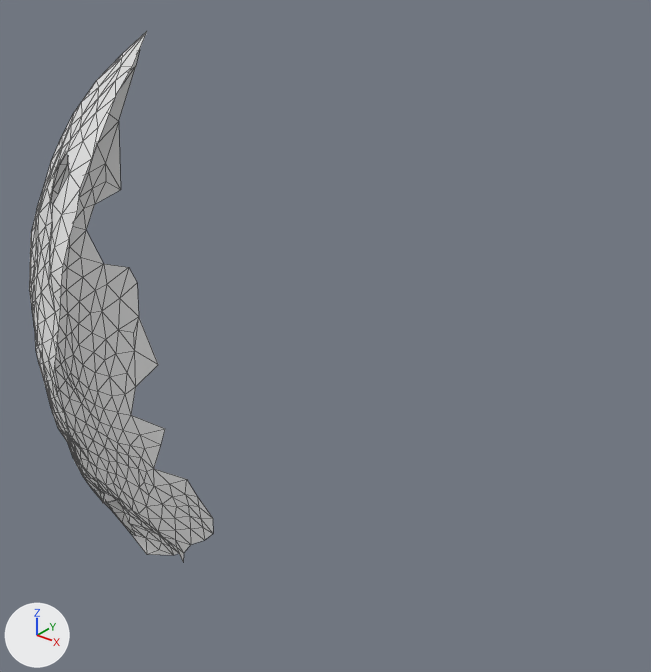
The OBJ model res/final/onecam_fullvolume/05/cleanedup/FullVolium.000336.obj as it was, and as the next commit left it.
The view is the same before and after, from a camera (50 mm lens) standing at (182.4, 423.4, 249.7) and looking at (75.0, 557.6, 166.4). The lights are fixed; the arrows at lower left show +X, +Y and +Z. Mesh edges are drawn as thin lines. Where no turn or scale is listed for an object, it has been applied to the vertices.

Script lines for the objects in view, before the commit:
```python
me_fullvolium_000336 = bpy.data.meshes.new('FullVolium.000336')
me_fullvolium_000336.from_pydata(...)  # 419 vertices, 780 faces; spans x -11.1..56.8, y 509.8..578.2, z 96.1..226.1
ob_fullvolium_000336 = bpy.data.objects.new('FullVolium.000336', me_fullvolium_000336)
ob_fullvolium_000336.location = (0.0, 0.0, 0.0)
```
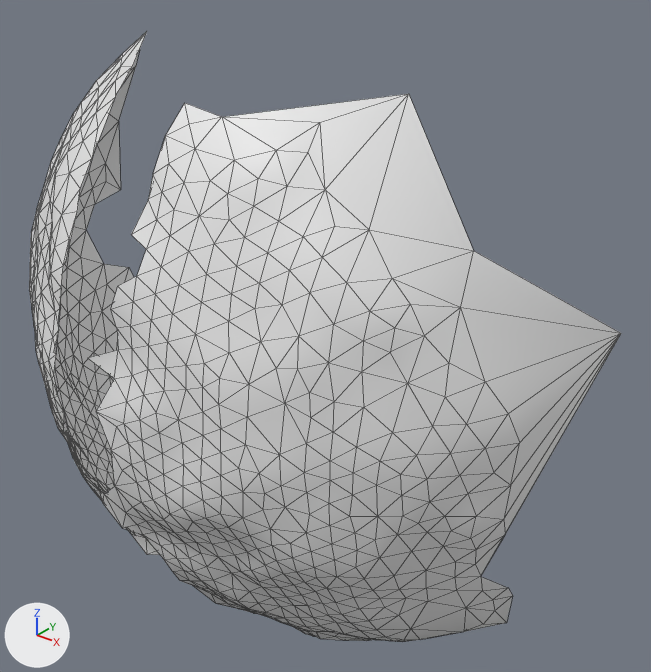
Where the change shows, as pixel boxes (x1, y1, x2, y2) in the pictures (651 x 672 px):
```json
{"object": "FullVolium.000336", "change": "reshaped", "before": [29, 31, 213, 561], "after": [29, 31, 621, 642], "on screen": "221% wider, 15% taller"}
{"part": 1, "of": "me_fullvolium_000336", "change": "added", "after": [50, 94, 621, 642]}
```

The change, as JSON lines over the scene's bpy script:
```json
{"block": "me_fullvolium_000336", "where": "# used by ob_fullvolium_000336; location = (0.0, 0.0, 0.0)"}
{"op": "remove", "block": "me_fullvolium_000336", "code": "me_fullvolium_000336.from_pydata(...)  # 419 vertices, 780 faces; spans x -11.1..56.8, y 509.8..578.2, z 96.1..226.1"}
{"op": "add", "block": "me_fullvolium_000336", "code": "me_fullvolium_000336.from_pydata(...)  # 834 vertices, 1569 faces; spans x -11.1..134.7, y 506.4..578.2, z 91.4..226.1"}
{"block": "me_fullvolium_000336", "change": "me_fullvolium_000336 part 1: 415 vertices added at x 37.0..134.7, y 506.4..564.3, z 91.4..221.5"}
```
